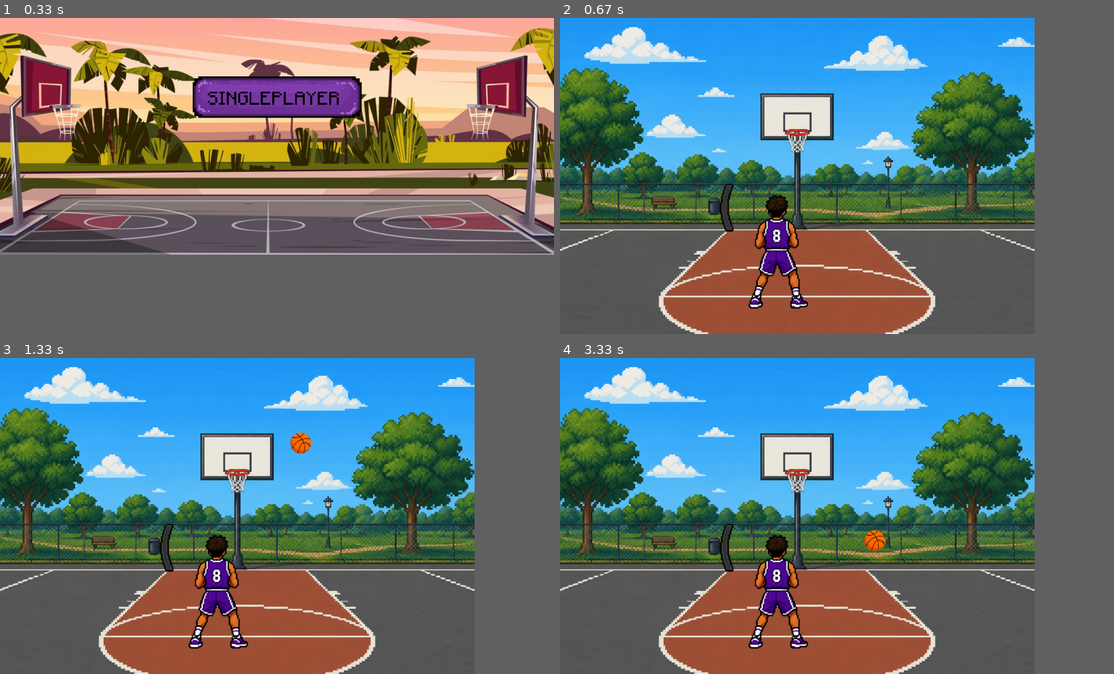
Above: before the commit, frames 1-4 (two rows, left to right).
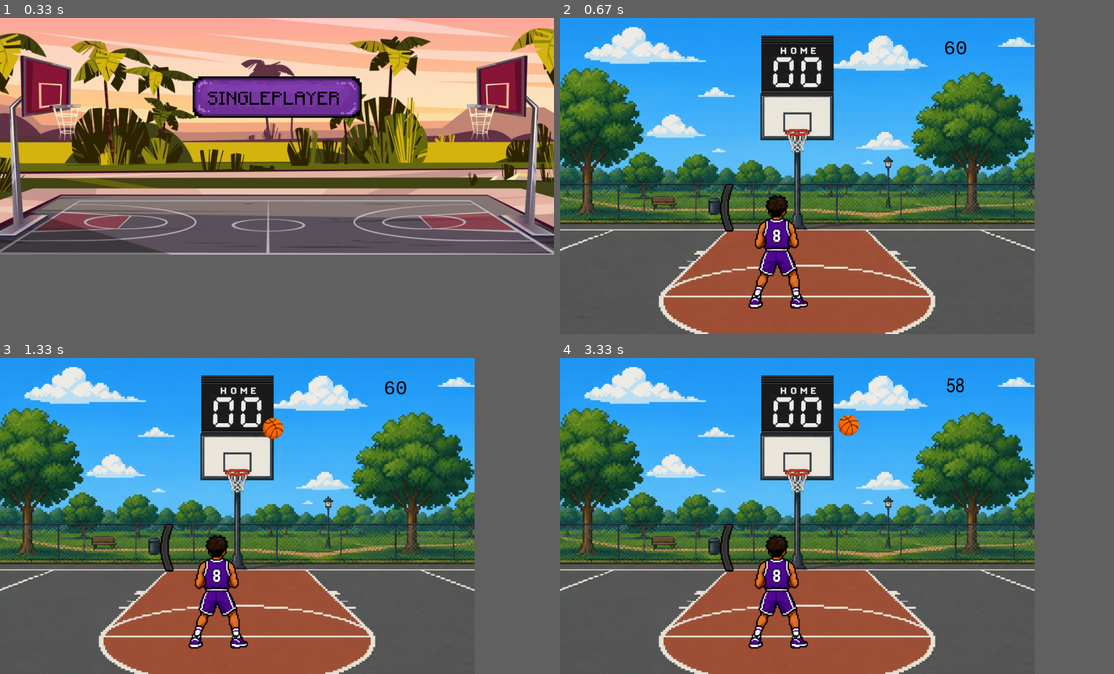
Above: after the commit, the same moments.

Repository: AndrewPal04/Pygame-Basketball
Game: pygame game, started from main.py
Same seed, same stepped clock (60 frames per second), same inputs: the game is played once before the commit and once after it.
Inputs (mouse positions are in pixels of both pictures, inside the frame that each line leads up to):
- Up to frame 1 (0.33 s): no input
- Up to frame 2 (0.67 s): click (837, 97) at 0.38 s
- Up to frame 3 (1.33 s): tap Space at 0.67, 1.07 s
- Up to frame 4 (3.33 s): tap Space at 1.37, 1.57, 1.9, 2.2, 2.4, 2.7, 2.97, 3.3 s

Frame 1 is identical in both runs. In frame 2, 2.6% of the frame differs, in the area x 36-74%, y 5-25%; in frame 3, 2.9%; in frame 4, 3.0%, in the area x 36-73%, y 5-62%.

Commit message:
Added in scoreboard and timer

Diff:
--- a/main.py
+++ b/main.py
@@ -1,5 +1,6 @@
 import pygame
-from classes import Background, Button
+from classes import Background, Button, Text
+import time
 
 #Function to move the ball through the list
 def advance_ball(ball, path, index):
@@ -25,6 +26,7 @@
 
 game=""
 
+
 while True:
     for event in pygame.event.get():
         if event.type == pygame.QUIT:
@@ -78,19 +80,56 @@
     (587, 149), (589, 162), (590, 179), (592, 200), (595, 225), (597, 254), (600, 288),
     (610, 341), (621, 394), (631, 448), (642, 501), (652, 554)
     ]
-    MISS_PATH = [(586, 350), (606, 307), (625, 269), (642, 238), (659, 212), (675, 192),
-    (690, 178), (704, 169), (717, 167), (729, 170), (740, 179), (751, 194), (760, 215),
-    (768, 242), (776, 274), (782, 313), (787, 357), (792, 407), (795, 462), (798, 524)
+    MISS_PATH = [ (586, 350), (596, 328), (606, 307),(616, 288), (625, 269), (634, 253),
+    (642, 238), (651, 225), (659, 212),(667, 202), (675, 192), (683, 184),(690, 178), (697, 173),
+    (704, 169),(711, 167), (717, 167), (723, 168),(729, 170), (735, 174), (740, 179),(746, 186),
+    (751, 194), (756, 204),(760, 215), (764, 228), (768, 242),(772, 258), (776, 274), (779, 293),
+    (782, 313), (785, 334), (787, 357),(789, 382), (792, 407), (793, 434),(795, 462), (796, 491), (798, 524)
     ]
+
     path = []
     path_index =0
     shot_state ="idle"
+    score1 = 0
+    score2 = 0
+
+    #score images
+    scoreboardIMG = pygame.image.load("scoreboard.png")
+    n0IMG = pygame.image.load("0.png")
+    n1IMG = pygame.image.load("1.png")
+    n2IMG = pygame.image.load("2.png")
+    n3IMG = pygame.image.load("3.png")
+    n4IMG = pygame.image.load("4.png")
+    n5IMG = pygame.image.load("5.png")
+    n6IMG = pygame.image.load("6.png")
+    n7IMG = pygame.image.load("7.png")
+    n8IMG = pygame.image.load("8.png")
+    n9IMG = pygame.image.load("9.png")
+
+    scores = [n0IMG, n1IMG, n2IMG, n3IMG, n4IMG, n5IMG, n6IMG, n7IMG, n8IMG, n9IMG]
+
+    scoreboard = Background(scoreboardIMG,0.39,600,120)
+    score1BG = Background(scores[score1], 0.6, 565, 135)
+    score2BG =  Background(scores[score2], 0.6, 635, 135)
+
+    #Timer
+    timer = 60
+    start = time.time()
+
+    timeText = Text(screen, str(timer), 50, (8,0,0), 1000, 50, "ocraextended")
 
     while True:
         for event in pygame.event.get():
             if event.type == pygame.QUIT:
                 pygame.quit()
                 quit()
+        end = time.time()
+        timePassed = end-start
+        if timePassed >= 1:
+            timer -= 1
+            start = time.time()
+            timeText = Text(screen, str(timer), 50, (8,0,0), 1000, 50, "agencyfb")
+
         keystate = pygame.key.get_pressed()
         wasCharging = charging
 
@@ -142,6 +181,13 @@
             if 67 <= release <= 85:
                 print("make")
                 path = MAKE_PATH
+                if score1 != 9 or score2 != 9:
+                    score2 += 1
+                    if score2 > 9:
+                        score2 = 0
+                        score1 += 1
+                    score1BG = Background(scores[score1], 0.6, 565, 135)
+                    score2BG =  Background(scores[score2], 0.6, 635, 135)
             else:
                 print("miss")
                 path = MISS_PATH
@@ -156,9 +202,16 @@
 
 
         halfCourt.draw(screen)
+        scoreboard.draw(screen)
+        score1BG.draw(screen)
+        score2BG.draw(screen)
         ball.draw(screen)
         player.draw(screen)
         meterCharging.draw(screen)
+        timeText.draw()
+
+
+
 
 
         pygame.display.update()
@@ -167,9 +220,12 @@
 """
 Homework
 Github: https://github.com/AndrewPal04/Pygame-Basketball
-For homework, I want you to start building up the scoreboard.
-You should start with the background for the score, and get
-images for 1 through 9, so we can change the numbers depending
-on how many times the user has made the shot!
-Good Luck!
+For homework, I want you to use the following slideshow
+template to begin working on your final presentation slides!
+Try to complete as many slides as you can, and now that you
+created a program that has amazing visual images, make sure
+to add some of the pictures into your slideshow as backgrounds,
+extra pictures, or however you want.
+https://docs.google.com/presentation/d/1SvjGVSDHrpJ3E__emNbEpPLVFicQvc0u9rTCRFXXVmg/edit?usp=sharing
+
 """
Binary file added: 0.png
Binary file added: 1.png
Binary file added: 2.png
Binary file added: 3.png
Binary file added: 4.png
Binary file added: 5.png
Binary file added: 6.png
Binary file added: 7.png
Binary file added: 8.png
Binary file added: 9.png
Binary file added: scoreboard.png
